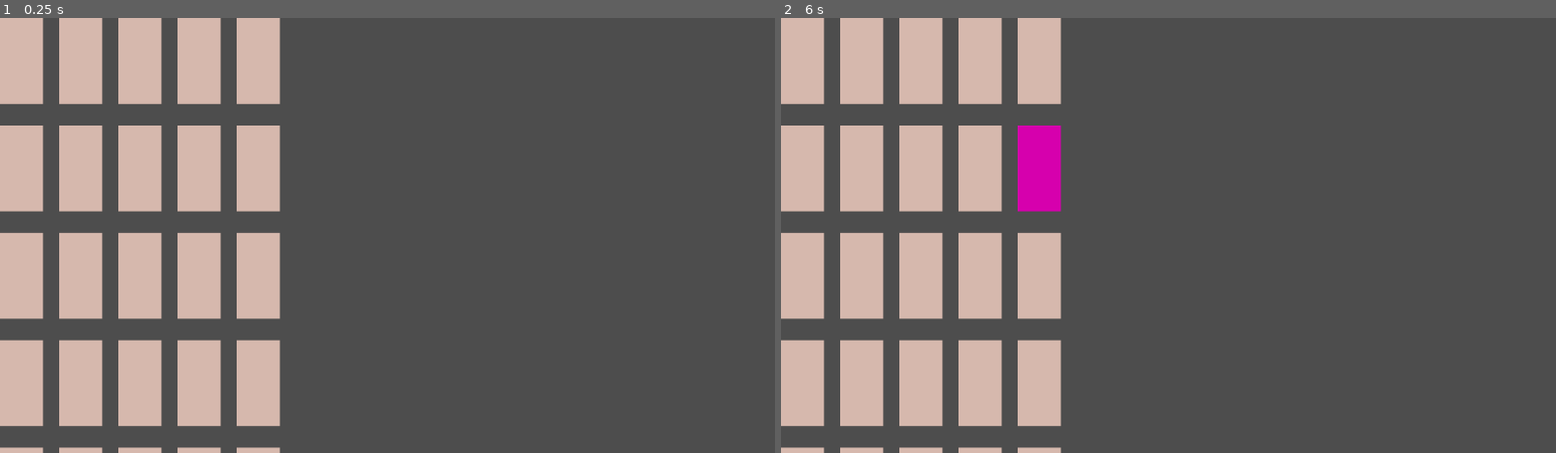
Above: before the commit, frames 1-2 (left to right).
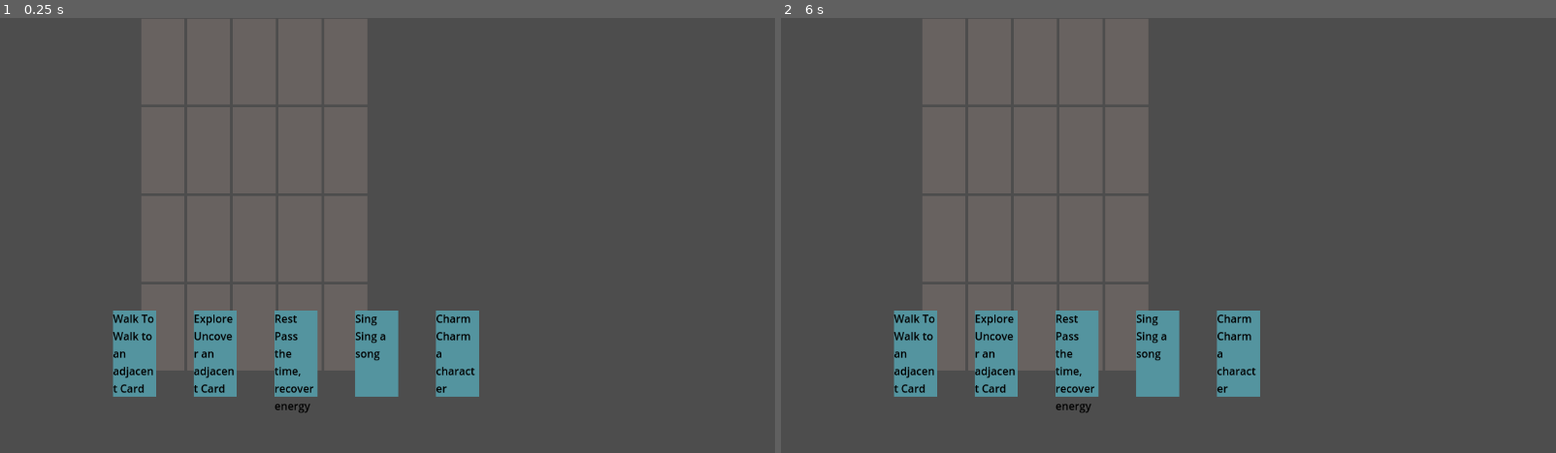
Above: after the commit, the same moments.

Repository: dollythecamus/world-of-cards
Game: Godot game, scene res://world/world.tscn
The game is run twice, just before and just after one commit, with the same random seed, the same clock (stepped at 60 frames per second) and the same inputs.
Inputs (mouse positions are in pixels of both pictures, inside the frame that each line leads up to):
- Up to frame 1 (0.25 s): no input
- Up to frame 2 (6 s): tap Enter at 0.5, 2, 3.5 s; move the mouse to (1339, 213) at 0.52 s; click (1339, 213) at 0.67 s; tap Space at 1.25, 2.75, 4.25 s; drag from (1013, 257) to (1129, 322) at 1.27 s; move the mouse to (1246, 139) at 2.02 s; click (1246, 139) at 2.17 s; drag from (1129, 322) to (936, 170) at 2.77 s; move the mouse to (1401, 300) at 3.52 s; click (1401, 300) at 3.67 s; drag from (936, 170) to (1052, 126) at 4.27 s; move the mouse to (1207, 235) at 5.02 s; click (1207, 235) at 5.17 s; drag from (1052, 126) to (1013, 257) at 5.77 s

The runs differ from the first frame. In frame 1, 39% of the frame differs, in the area x 0-62%, y 0-100%; in frame 2, 39%.

Commit message:
seeds planted
seeds of actions with the cards
seeds of world generation

Diff:
--- /dev/null
+++ b/gameData.gd
@@ -0,0 +1,18 @@
+extends Node
+
+var gd = {}
+
+func get_action_card(card_name):
+	for card in gd.action_cards:
+		if card_name == card.name:
+			return card
+	return null
+
+func get_game_data_from_json():
+	var file = FileAccess.open("res://player/data.json", FileAccess.READ)
+	var file_text = file.get_as_text()
+	file.close()
+	gd = JSON.parse_string(file_text)
+
+func _init():
+	get_game_data_from_json()
--- /dev/null
+++ b/player/actionCard.tscn
@@ -0,0 +1,24 @@
+[gd_scene load_steps=2 format=3 uid="uid://b3ndwyvswodvd"]
+
+[ext_resource type="Script" uid="uid://dl0ovahykxiyv" path="res://player/action_card.gd" id="1_b354u"]
+
+[node name="ActionCard" type="Node2D"]
+script = ExtResource("1_b354u")
+
+[node name="ColorRect" type="ColorRect" parent="."]
+offset_left = -32.0
+offset_top = -64.0
+offset_right = 32.0
+offset_bottom = 64.0
+color = Color(0.329884, 0.578245, 0.62172, 1)
+
+[node name="Label" type="Label" parent="ColorRect"]
+layout_mode = 0
+offset_right = 64.0
+offset_bottom = 128.0
+mouse_filter = 1
+theme_override_colors/font_color = Color(0, 0, 0, 1)
+text = "ACTION"
+autowrap_mode = 3
+
+[connection signal="gui_input" from="ColorRect" to="." method="_on_rect_gui_input"]
--- /dev/null
+++ b/player/action_card.gd
@@ -0,0 +1,38 @@
+extends Node2D
+
+@onready var sprite = $ColorRect
+@onready var label = $ColorRect/Label
+
+var data = {}
+
+var is_dragging = false
+var DRAG_SPEED = 15
+
+var starting_position
+var velocity = Vector2()
+
+signal dropped(card)
+
+func _ready() -> void:
+	starting_position = position
+	label.text = data.name + "\n" + data.description
+
+func _on_rect_gui_input(event: InputEvent) -> void:
+	if event is InputEventMouseButton:
+		if event.button_index == MOUSE_BUTTON_LEFT:
+			if event.pressed:
+				is_dragging = true
+			elif !event.pressed && is_dragging: # detect when card is dropped
+				is_dragging = false
+				dropped.emit(self) # emits the signal when the card is dropped, self-explanatory
+
+func target_position(vel : Vector2, pos0 : Vector2, pos1 : Vector2):
+	return vel.move_toward(pos1 - pos0, DRAG_SPEED)
+
+func _process(delta: float) -> void:
+	if is_dragging:
+		velocity = target_position(velocity, position, get_global_mouse_position())
+	else:
+		velocity = target_position(velocity, position, starting_position)
+
+	position += velocity * delta * DRAG_SPEED
--- a/data.json
+++ b/player/data.json
@@ -1,70 +1,66 @@
 {
 	"action_cards": [
+		{
+			"name": "Spawn",
+			"description": "Spawn a new Character",
+			"use_once": true
+		},
 		{
 			"name": "Walk To",
 			"description": "Walk to an adjacent Card",
 			"cost_currency": "time",
-			"cost": 5
+			"cost": 5.0
 		},
 		{
 			"name": "Explore",
 			"description": "Uncover an adjacent Card",
 			"cost_currency": "time",
-			"cost": 10
+			"cost": 10.0
 		},
 		{
 			"name": "Study",
 			"description": "Study a location.",
 			"cost_currency": "time",
-			"cost": 15
+			"cost": 15.0
 		},
 		{
 			"name": "Fight",
 			"description": "Fight an Enemy",
 			"cost_currency": "energy",
-			"cost": 10
+			"cost": 10.0
 		},
 		{
 			"name": "Sing",
 			"description": "Sing a song",
 			"cost_currency": "inspiration",
-			"cost": 5
+			"cost": 5.0
 		},
 		{
 			"name": "Charm",
 			"description": "Charm a character",
 			"cost_currency": "inspiration",
-			"cost": 10
+			"cost": 10.0
 		},
 		{
 			"name": "Cast Spell",
 			"description": "Cast a spell",
 			"cost_currency": "magic",
-			"cost": 20
+			"cost": 20.0
 		},
 		{
 			"name": "Rest",
 			"description": "Pass the time, recover energy",
 			"cost_currency": "time",
-			"cost": 5
+			"cost": 5.0
 		},
 		{
 			"name": "Trade",
 			"description": "Buy and Sell items",
 			"cost_currency": "gold",
-			"cost": 0
+			"cost": 0.0
 		}
 	],
 	"character_cards": [
-		{
-			"name": "BASE",
-			"description":"Base Character",
-			"base_actions": [
-				"Walk To",
-				"Explore",
-				"Rest"
-			]
-		},
 		{
 			"name": "Mage",
 			"description": "Cast Spells",
@@ -94,5 +90,14 @@
 				"Charm"
 			]
 		}
-	]
+	],
+	"BaseCharacter": {
+		"name": "BASE",
+		"description": "Base Character",
+		"base_actions": [
+			"Walk To",
+			"Explore",
+			"Rest"
+		]
+	}
 }
--- a/player-data.gd
+++ b/player/player.gd
@@ -4,7 +4,7 @@
 	"character":
 	{
 		"name": "John Doe",
-		"card": {
+		"character_card": {
 			"name": "Scholar",
 			"description": "Study the world",
 		},
@@ -46,5 +46,20 @@
 	},
 }
 
+var player_data = EXAMPLE_DATA
+
+signal spawned_player(data)
+
 func _ready() -> void:
-	pass
+	spawn_random_player_data()
+
+func spawn_random_player_data() -> void:
+	var random_character = GameData.gd.character_cards.pick_random()
+	var base_character = GameData.gd.BaseCharacter
+	var actions = base_character.base_actions
+	actions.append_array(random_character.base_actions)
+
+	player_data.character.character_card = random_character
+	player_data.actions = actions
+
+	spawned_player.emit(player_data)
--- /dev/null
+++ b/player/player_cards.gd
@@ -0,0 +1,22 @@
+extends Node2D
+
+const ACTION_CARD_SCENE = preload("res://player/actionCard.tscn")
+
+# Adjust this to wherever you want the player hand to start
+var hand_origin = Vector2(200, 500)
+var card_spacing = 120
+
+func spawn_action_hand(player_actions):
+	for i in range(player_actions.size()):
+		var card = ACTION_CARD_SCENE.instantiate()
+		card.position = hand_origin + Vector2(i * card_spacing, 0)
+
+		var action_card_data = GameData.get_action_card(player_actions[i])
+		card.data = action_card_data  # Custom method on the ActionCard
+		card.connect("dropped", %World._on_card_dropped)
+
+		add_child(card)
+
+
+func _on_player_spawned_player(data: Variant) -> void:
+	spawn_action_hand(data.actions)
--- a/project.godot
+++ b/project.godot
@@ -14,3 +14,7 @@
 run/main_scene="uid://jdft6yahmoim"
 config/features=PackedStringArray("4.4", "Forward Plus")
 config/icon="res://icon.svg"
+
+[autoload]
+
+GameData="*res://gameData.gd"
--- a/world/cards_generator.gd
+++ /dev/null
@@ -1,18 +0,0 @@
-extends Node2D
-
-const CARD_SCENE = preload("res://card.tscn")
-const GRID_WIDTH = 5
-const GRID_HEIGHT = 5
-const SPACING_X = 88
-const SPACING_Y = 160
-
-func _ready():
-	generate_world()
-
-func generate_world():
-	for x in range(GRID_WIDTH):
-		for y in range(GRID_HEIGHT):
-			var card = CARD_SCENE.instantiate()
-			card.position = Vector2(x * SPACING_X, y * SPACING_Y)
-			card.type = randi() % 3 + 1  # Randomly pick biome (skip 0 for unexplored)
-			add_child(card)
--- a/world/world.tscn
+++ b/world/world.tscn
@@ -1,10 +1,21 @@
-[gd_scene load_steps=2 format=3 uid="uid://jdft6yahmoim"]
+[gd_scene load_steps=4 format=3 uid="uid://jdft6yahmoim"]
 
-[ext_resource type="Script" uid="uid://dde68fvlgjry3" path="res://world/cards_generator.gd" id="1_tcf2h"]
+[ext_resource type="Script" uid="uid://dde68fvlgjry3" path="res://world/world_generator.gd" id="1_tcf2h"]
+[ext_resource type="Script" uid="uid://cexnlkpfoo1um" path="res://player/player_cards.gd" id="2_4717r"]
+[ext_resource type="Script" uid="uid://5inottefdrjy" path="res://player/player.gd" id="3_h5o24"]
 
-[node name="World" type="Node2D"]
+[node name="Game" type="Node2D"]
 
-[node name="WorldCards" type="Node2D" parent="."]
+[node name="World" type="Node2D" parent="."]
+unique_name_in_owner = true
+position = Vector2(242, -67)
 script = ExtResource("1_tcf2h")
 
 [node name="PlayerCards" type="Node2D" parent="."]
+unique_name_in_owner = true
+script = ExtResource("2_4717r")
+
+[node name="Player" type="Node2D" parent="."]
+script = ExtResource("3_h5o24")
+
+[connection signal="spawned_player" from="Player" to="PlayerCards" method="_on_player_spawned_player"]
--- a/world/world-card.gd
+++ b/world/world_card.gd
@@ -5,10 +5,12 @@
 var type = CardType.UNEXPLORED
 var is_face_up = false
 
+var indexed_pos = Vector2i()
+
 func _ready() -> void:
 	update_visual()
 
-func flip_card():
+func flip():
 	# Update the sprite/texture here based on `type`
 	is_face_up = true
 	update_visual()
@@ -22,11 +24,23 @@
 			CardType.VILLAGE:
 				modulate = Color(1, 0, 1, 1)  # Make it visible
 				#$Sprite.texture = preload("res://village.png")
-			# etc.
+			_:
+				modulate = Color(1, 1, 1, 1)
 	else:
-		self_modulate = Color(1, 1, 1, 0.2)  # Make it invisible
+		modulate = Color(1, 1, 1, 0.2)  # Make it lower_oppacity
 		#$Sprite.texture = preload("res://card_back.png")
 
 func _on_color_gui_input(event: InputEvent) -> void:
 	if event is InputEventMouseButton and event.pressed:
-		flip_card()
+		pass
+		#flip_card()
+
+func is_mouse_over() -> bool:
+	var mouse_pos = get_global_mouse_position()
+	return $Color.get_global_rect().has_point(mouse_pos)
+
+func action(card, neighbours):
+	print("does some function based on the card")
+	if card.data.name == "Explore":
+		for neighbour in neighbours:
+			neighbour.flip()
--- a/card.tscn
+++ b/world/world_card.tscn
@@ -1,14 +1,16 @@
 [gd_scene load_steps=2 format=3 uid="uid://crjphf7f3pcep"]
 
-[ext_resource type="Script" uid="uid://sp030nwrsguq" path="res://world/world-card.gd" id="1_rjlel"]
+[ext_resource type="Script" uid="uid://sp030nwrsguq" path="res://world/world_card.gd" id="1_ktog3"]
 
-[node name="Card" type="Node2D"]
-script = ExtResource("1_rjlel")
+[node name="WorldCard" type="Node2D"]
+script = ExtResource("1_ktog3")
 metadata/_edit_use_anchors_ = true
 
 [node name="Color" type="ColorRect" parent="."]
-offset_right = 128.0
-offset_bottom = 128.0
+offset_left = -32.0
+offset_top = -64.0
+offset_right = 96.0
+offset_bottom = 64.0
 scale = Vector2(0.5, 1)
 color = Color(0.837045, 0.722357, 0.677166, 1)
 
--- /dev/null
+++ b/world/world_generator.gd
@@ -0,0 +1,51 @@
+extends Node2D
+
+const CARD_SCENE = preload("res://world/world_card.tscn")
+const GRID_WIDTH = 5
+const GRID_HEIGHT = 5
+const SPACING_X = 68
+const SPACING_Y = 132
+
+var world_cards = [] # bi dimensional array. maybe this will work (something is truly weird with how it does the indexing here)
+
+func _ready():
+	generate_world()
+
+func generate_world():
+	for x in range(GRID_WIDTH):
+		var arr = []
+		arr.resize(GRID_HEIGHT)
+		world_cards.append(arr)
+
+	for x in range(GRID_WIDTH):
+		for y in range(GRID_HEIGHT):
+			var card = CARD_SCENE.instantiate()
+			card.position = Vector2(x * SPACING_X, y * SPACING_Y)
+			card.type = randi() % 3 + 1  # Randomly pick biome (skip 0 for unexplored)
+			card.indexed_pos = Vector2i(x, y)
+			world_cards[x][y] = card
+			add_child(card)
+
+func _on_card_dropped(card):
+	for cc in world_cards:
+		for c in cc:
+			if c.is_mouse_over():
+				c.action(card, get_neighbours(c))
+				return
+
+func get_neighbours(card):
+	var neighbors = []
+
+	var card_x = card.indexed_pos.x
+	var card_y = card.indexed_pos.y
+
+	for dx in [1, 0, -1]:
+		for dy in [1, 0, -1]:
+			if dx == 0 and dy == 0:
+				continue  # Skip the card itself
+			var neighbor_x = card_x + dx
+			var neighbor_y = card_y + dy
+			if neighbor_x >= 0 and neighbor_x < GRID_WIDTH and neighbor_y >= 0 and neighbor_y < GRID_HEIGHT:
+				neighbors.append(world_cards[neighbor_x][neighbor_y])
+
+	return neighbors
Not shown, added: gameData.gd.uid
Not shown, added: player/action_card.gd.uid
Renamed: player-data.gd.uid -> player/player.gd.uid
Not shown, added: player/player_cards.gd.uid
Renamed: world/world-card.gd.uid -> world/world_card.gd.uid
Renamed: world/cards_generator.gd.uid -> world/world_generator.gd.uid
